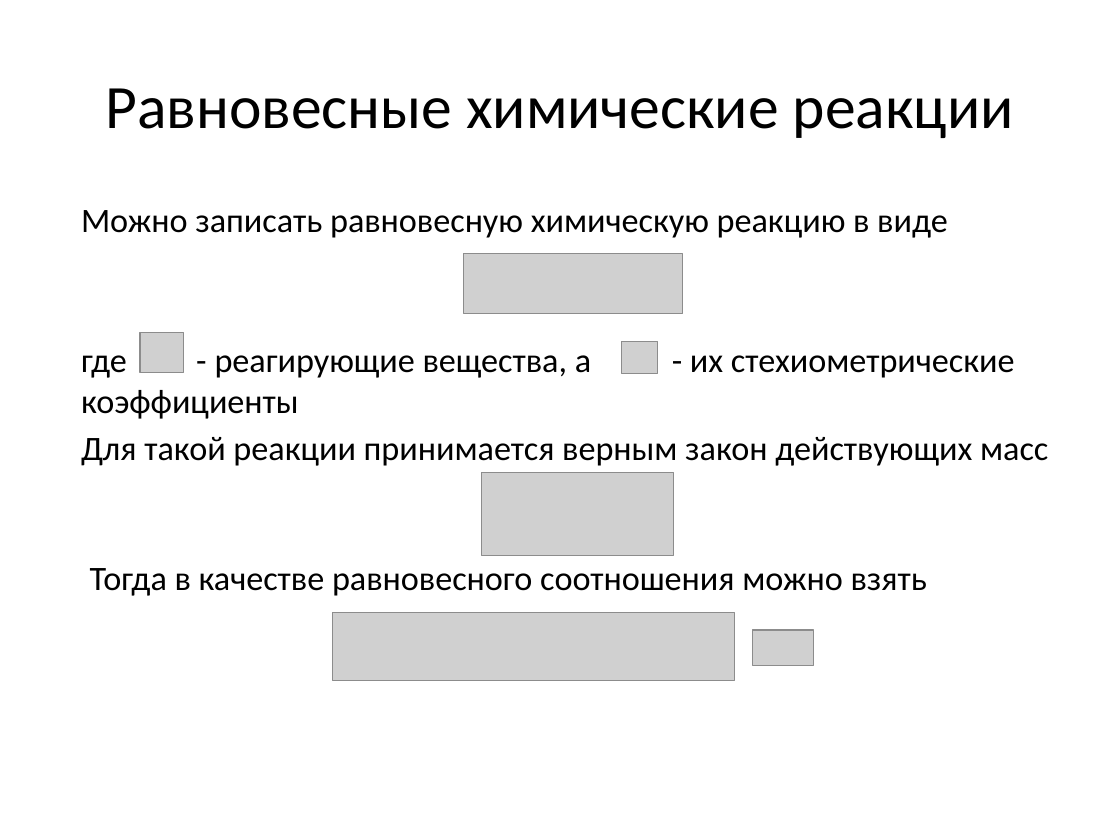
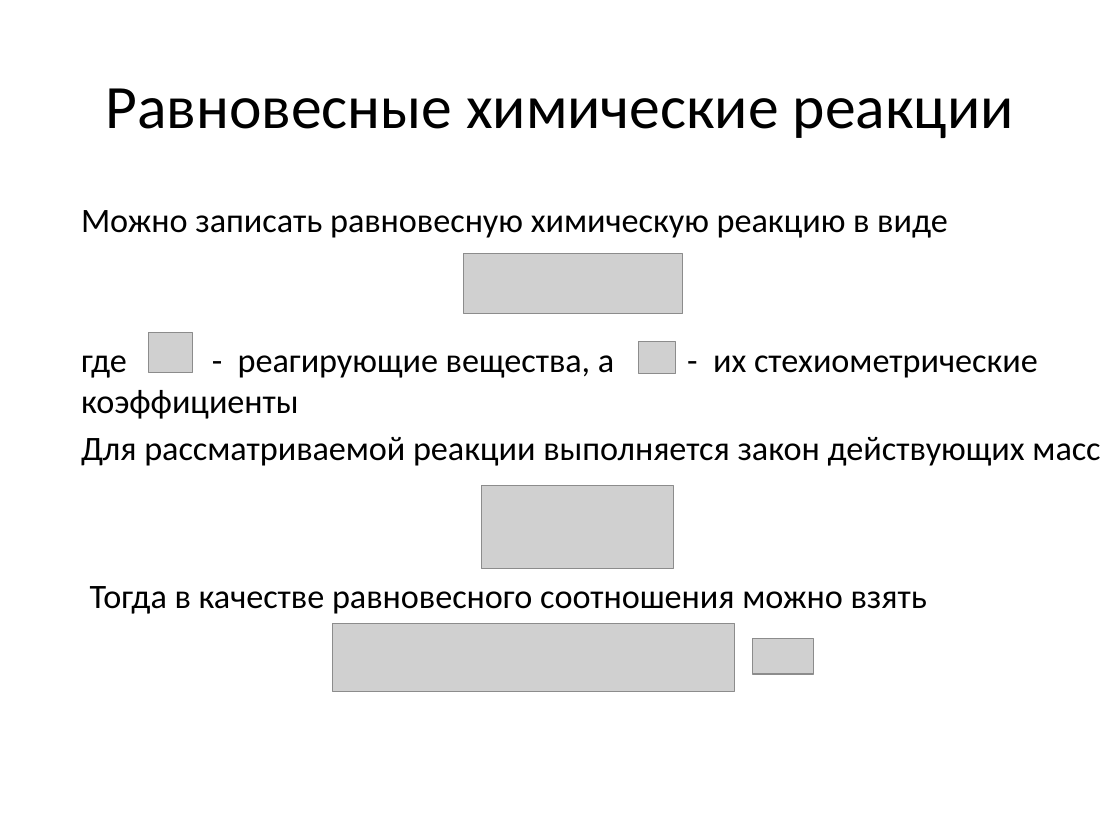
Before and after one commit to GrininViktor/Diplom, a slide deck: slide 5 of Презентация.pptx. Drawn at 1120x840 pixels with LibreOffice and Linux fonts; fonts in the diff are those of the drawing; grey boxes stand for pictures. Boxes give left, top, right and bottom in pixels: in the first picture for what was removed or moved away, otherwise in the second. Text is boxed around its words. In the diff, an @@ line names an element or a change of style, - is before the commit and + after.

```diff
--- a/Презентация.pptx
+++ b/Презентация.pptx
@@ picture: place and size @@
-picture at (140,333,184,373)
+picture at (149,333,193,373)
@@ picture: place and size @@
-picture at (622,342,659,374)
+picture at (638,342,675,374)
@@ text at (81,437,1100,466): text changed @@
-Для такой реакции принимается верным закон действующих масс
+Для рассматриваемой реакции выполняется закон действующих масс
@@ picture: place and size @@
-picture at (482,473,674,556)
+picture at (482,486,674,569)
@@ text "Тогда в качестве равновесного соотношения ...": place and size @@
-text "Тогда в качестве равновесного соотношения ..." at (90,568,927,596)
+text "Тогда в качестве равновесного соотношения ..." at (90,586,927,614)
@@ picture: place and size @@
-picture at (333,613,735,681)
+picture at (333,624,735,692)
@@ picture: place and size @@
-picture at (753,631,814,665)
+picture at (753,638,814,673)
```
Also in this commit, not shown: 10 other slides changed, 5 slides added, 1 slide removed, 2 other files.
